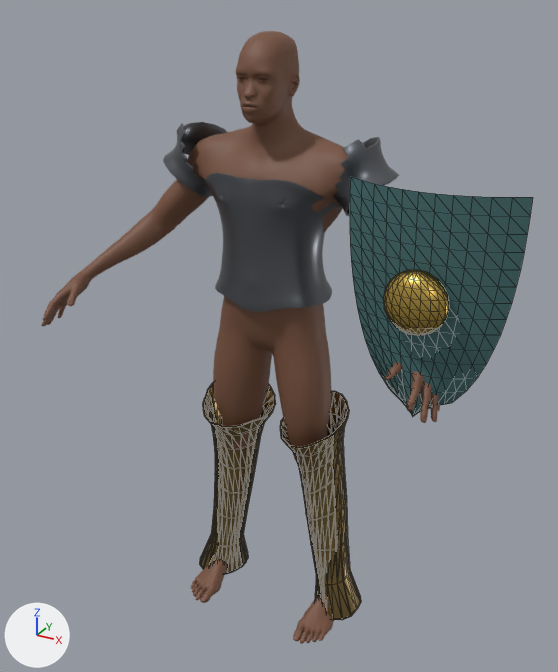
The glTF model public/models/hero.glb as it was, and as the next commit left it.
Before and after are seen from a camera (50 mm lens) standing at (1.27, -2.29, 2.08) and looking at (0.11, -0.19, 1.03). The lights are fixed; the arrows at lower left show +X, +Y and +Z. The picture after the commit comes second. Mesh edges are drawn as thin lines on the coarser meshes.

The first picture shows 'Cuirass', 'Greave_L', 'Greave_R', 'Hero', 'Pauldron_L', 'Pauldron_R', 'Shield'.
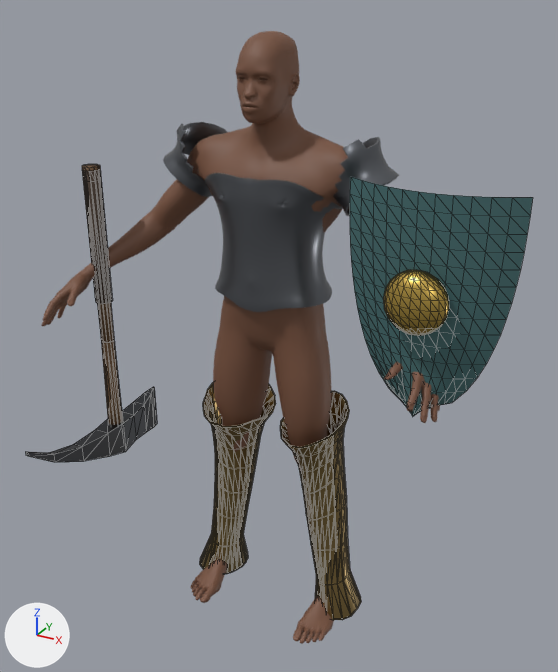
What the commit changed:
Material 'PickIron' (mat_pickiron) is new.
Its base color is (0.055, 0.058, 0.065) (dark grey #424448).
Its metallic is 0.95.
Its roughness is 0.36.
Material 'PickHaft' (mat_pickhaft) is new.
Its base color is (0.135, 0.072, 0.03) (brown #674c30).
Its roughness is 0.72.
Material 'PickGrip' (mat_pickgrip) is new.
Its base color is (0.052, 0.032, 0.02) (brown #403227).
Its roughness is 0.85.
Mesh me_pickaxe is new.
It has 120 vertices, 234 faces and spans x -0.645..-0.568, y -0.703..0.008, z 0.618..1.772.
Faces by material slot: [68, 122, 44].
It uses material mat_pickiron (dark grey #424448).
It uses material mat_pickhaft (brown #674c30).
It uses material mat_pickgrip (brown #403227).
Object 'Pickaxe' (ob_pickaxe) is new; it shows me_pickaxe.
Its location is (0.0, 0.0, -0.232).

Location of each change, [x1, y1, x2, y2] in pixels of the pictures (558 x 672 px):
'Pickaxe', added: after [25, 164, 157, 462]
    faces in mat_pickiron (dark grey #424448): [25, 387, 157, 462]
    faces in mat_pickgrip (brown #403227): [82, 169, 113, 304]
    faces in mat_pickhaft (brown #674c30): [82, 164, 123, 425]
